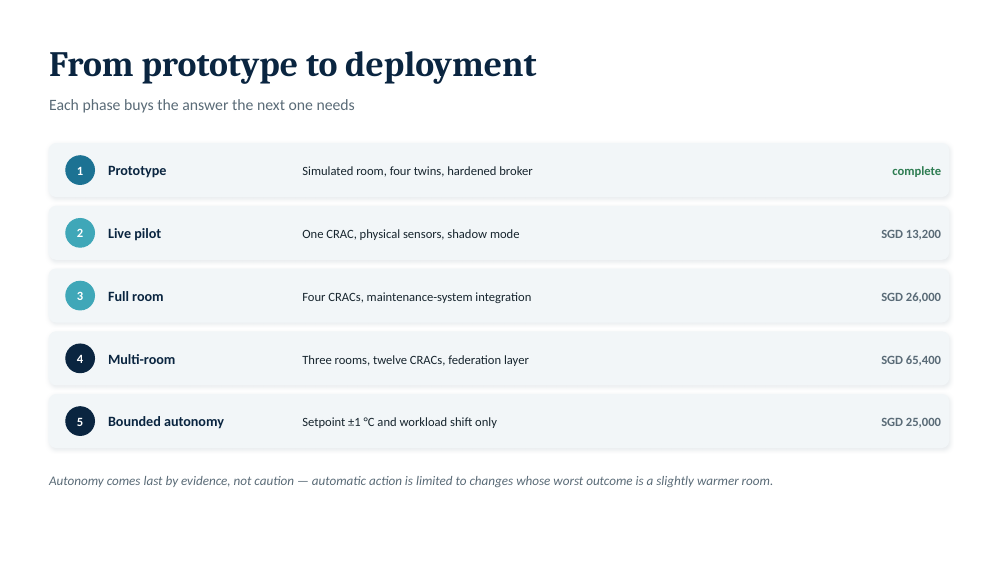
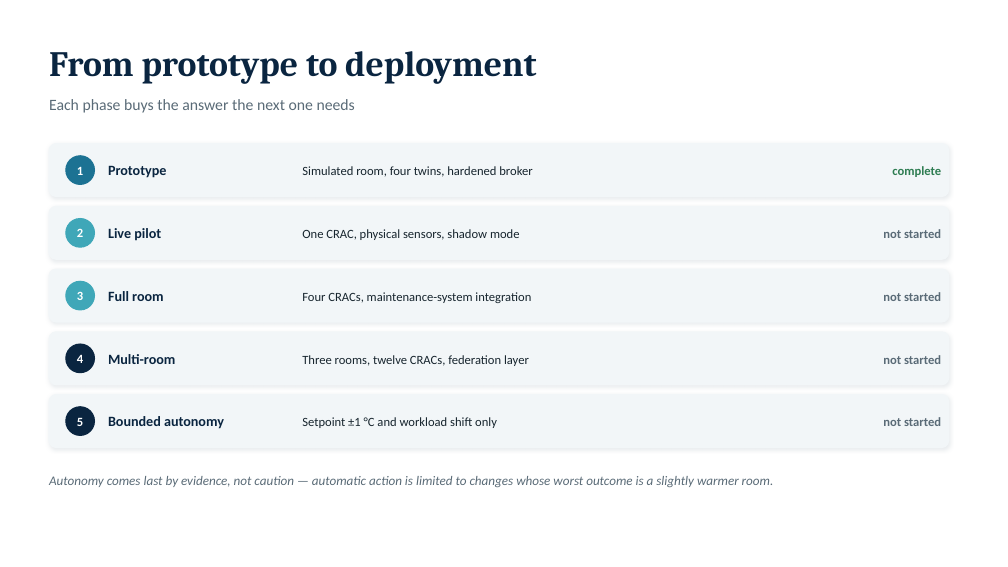
Before and after one commit to johncharles-dev/Data_Center_Digital_Twin, a slide deck: slide 10 of docs/Executive_Pitch.pptx. Drawn at 1008x567 pixels with LibreOffice and Linux fonts; fonts in the diff are those of the drawing. Boxes give left, top, right and bottom in pixels: in the first picture for what was removed or moved away, otherwise in the second. Text is boxed around its words. In the diff, an @@ line names an element or a change of style, - is before the commit and + after.

```diff
--- a/docs/Executive_Pitch.pptx
+++ b/docs/Executive_Pitch.pptx
@@ text at box(883, 229, 941, 238): text changed @@
-SGD 13,200
+not started
@@ text at box(883, 292, 941, 301): text changed @@
-SGD 26,000
+not started
@@ text at box(883, 355, 941, 364): text changed @@
-SGD 65,400
+not started
@@ text at box(883, 417, 941, 426): text changed @@
-SGD 25,000
+not started
```
Also in this commit, not shown: 1 other slide changed, 5 other files.
